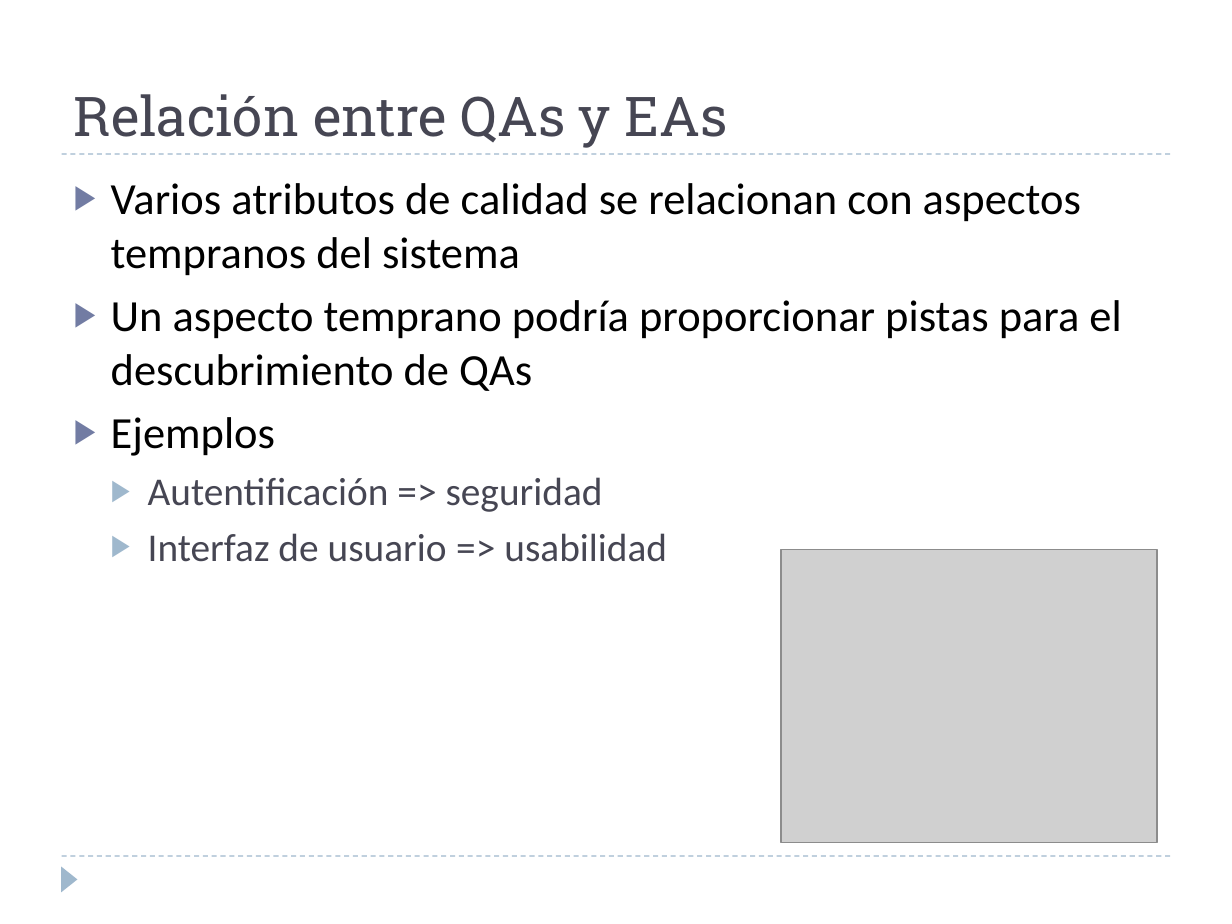
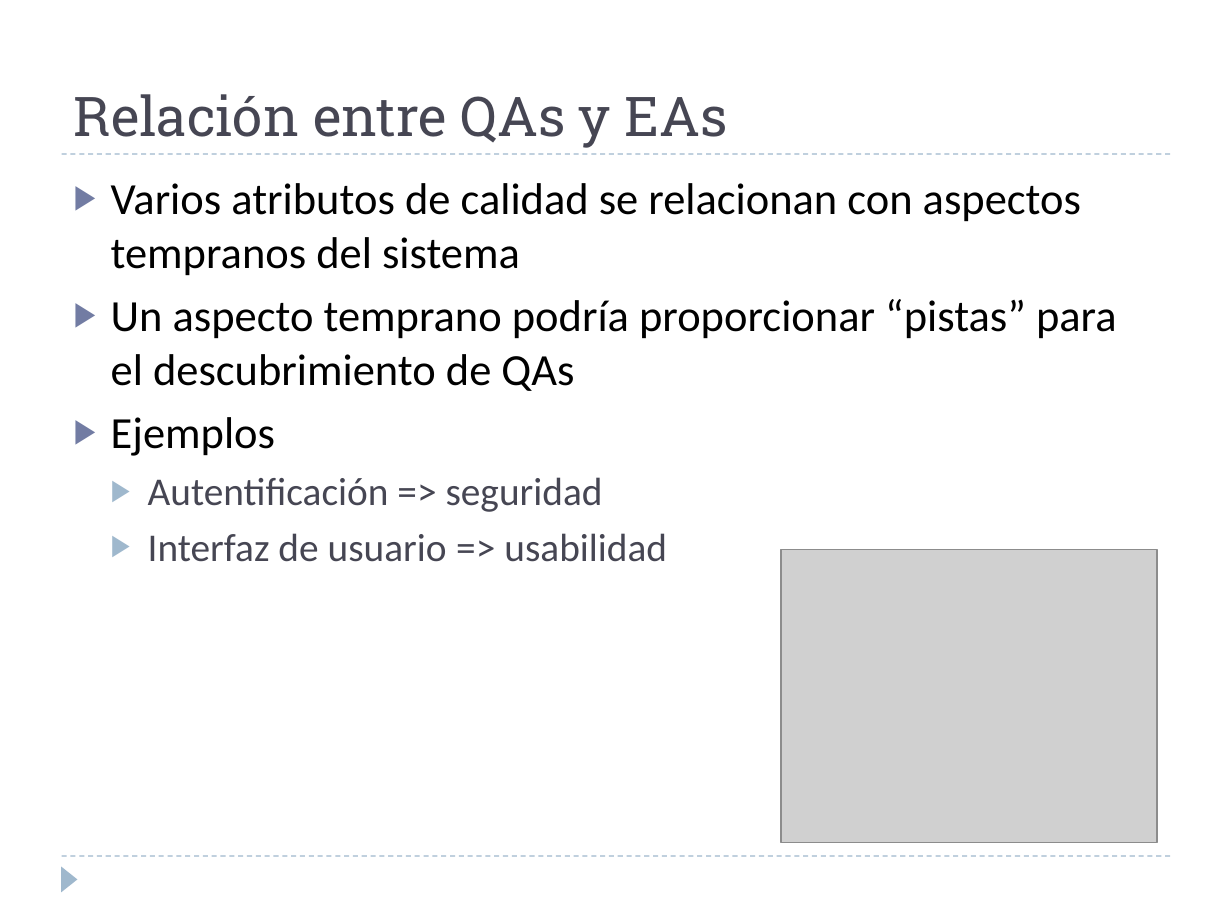
Before and after one commit to alejandrorago/qatesis2, a slide deck: slide 9 of Capitulos Finales/filiminasPeladas.pptx. Drawn at 1232x924 pixels with LibreOffice and Linux fonts; fonts in the diff are those of the drawing; grey boxes stand for pictures. Boxes give left, top, right and bottom in pixels: in the first picture for what was removed or moved away, otherwise in the second. Text is boxed around its words. In the diff, an @@ line names an element or a change of style, - is before the commit and + after.

```diff
--- a/Capitulos Finales/filiminasPeladas.pptx
+++ b/Capitulos Finales/filiminasPeladas.pptx
@@ text at (x1=111, y1=299, x2=1117, y2=391): text changed @@
-▶ Un aspecto temprano podría proporcionar pistas para el descubrimiento de QAs
+▶ Un aspecto temprano podría proporcionar “pistas” para el descubrimiento de QAs
```
Also in this commit, not shown: 1 other slide changed, 1 slide added.
